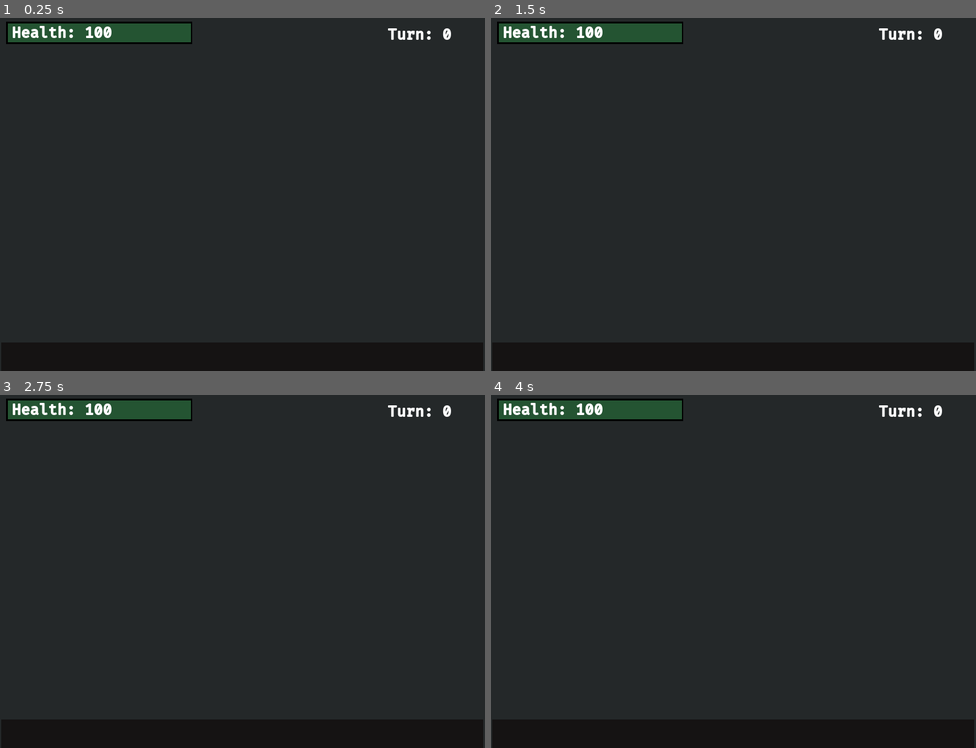
Above: before the commit, frames 1-4 (two rows, left to right).
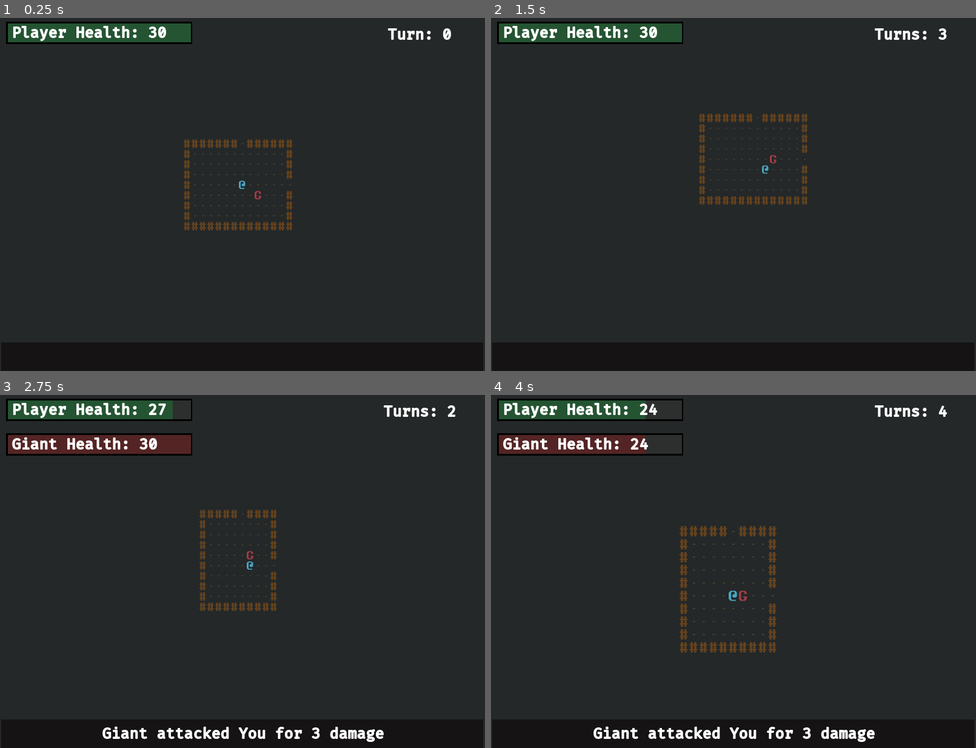
Above: after the commit, the same moments.

Repository: ZenCoderGames/ZRoguelikeGame
Game: Godot game, scene res://scene/main/MainScene.tscn
Same seed, same stepped clock (60 frames per second), same inputs: the game is played once before the commit and once after it.
Inputs:
- Up to frame 1 (0.25 s): no input
- Up to frame 2 (1.5 s): hold Right (move_right) 0.53-1.28 s; tap S (cam_move_down) at 0.6 s; tap Enter at 1.25 s; hold Down (move_down) from 1.28 s (still down); tap A (cam_move_left) at 1.35 s
- Up to frame 3 (2.75 s): tap R (reset_dungeon) at 2 s; release Down (move_down) at 2.03 s; hold Right (move_right) from 2.03 s (still down); tap D (cam_move_right) at 2.1 s
- Up to frame 4 (4 s): release Right (move_right) at 2.78 s; hold Up (move_up) 2.78-3.53 s; tap W (cam_move_up) at 2.85 s; hold Left (move_left) from 3.53 s (still down); tap Q (cam_zoom_in) at 3.6 s

The runs differ from the first frame. In frame 1, 1.5% of the frame differs, in the area x 2-61%, y 2-61%; in frame 2, 1.8%; in frame 3, 5.2%; in frame 4, 5.3%, in the area x 1-94%, y 1-99%.
Error before the commit: Parse Error: Constant "Room" shadows a native class. (res://scripts/battle/Dungeon.gd:6)

Commit message:
Data driven design part 1

Diff:
--- a/entity/Dwarf.tscn
+++ b/entity/Dwarf.tscn
@@ -1,7 +1,7 @@
 [gd_scene load_steps=5 format=2]
 
 [ext_resource path="res://resource/curses_vector_24x36.png" type="Texture" id=1]
-[ext_resource path="res://scripts/battle/EnemyCharacter.gd" type="Script" id=2]
+[ext_resource path="res://scripts/battle/instance/EnemyCharacter.gd" type="Script" id=2]
 [ext_resource path="res://scene/gui/DamageText.tscn" type="PackedScene" id=3]
 
 [sub_resource type="AtlasTexture" id=1]
--- a/entity/Giant.tscn
+++ b/entity/Giant.tscn
@@ -2,7 +2,7 @@
 
 [ext_resource path="res://resource/curses_vector_24x36.png" type="Texture" id=1]
 [ext_resource path="res://scene/gui/DamageText.tscn" type="PackedScene" id=2]
-[ext_resource path="res://scripts/battle/EnemyCharacter.gd" type="Script" id=3]
+[ext_resource path="res://scripts/battle/instance/EnemyCharacter.gd" type="Script" id=3]
 
 [sub_resource type="AtlasTexture" id=1]
 flags = 4
--- a/entity/Player.tscn
+++ b/entity/Player.tscn
@@ -1,7 +1,7 @@
 [gd_scene load_steps=5 format=2]
 
 [ext_resource path="res://resource/curses_vector_24x36.png" type="Texture" id=1]
-[ext_resource path="res://scripts/battle/PlayerCharacter.gd" type="Script" id=2]
+[ext_resource path="res://scripts/battle/instance/PlayerCharacter.gd" type="Script" id=2]
 [ext_resource path="res://scene/gui/DamageText.tscn" type="PackedScene" id=3]
 
 [sub_resource type="AtlasTexture" id=1]
--- a/project.godot
+++ b/project.godot
@@ -7,6 +7,58 @@
 ;   param=value ; assign values to parameters
 
 config_version=4
+
+_global_script_classes=[ {
+"base": "Reference",
+"class": "ActionAttackData",
+"language": "GDScript",
+"path": "res://scripts/battle/data/actions/ActionAttackData.gd"
+}, {
+"base": "Reference",
+"class": "ActionData",
+"language": "GDScript",
+"path": "res://scripts/battle/data/actions/ActionData.gd"
+}, {
+"base": "Reference",
+"class": "ActionDataTypes",
+"language": "GDScript",
+"path": "res://scripts/battle/data/actions/ActionDataTypes.gd"
+}, {
+"base": "Reference",
+"class": "ActionMoveData",
+"language": "GDScript",
+"path": "res://scripts/battle/data/actions/ActionMoveData.gd"
+}, {
+"base": "Reference",
+"class": "CharacterData",
+"language": "GDScript",
+"path": "res://scripts/battle/data/CharacterData.gd"
+}, {
+"base": "Reference",
+"class": "DungeonCell",
+"language": "GDScript",
+"path": "res://scripts/battle/instance/DungeonCell.gd"
+}, {
+"base": "Reference",
+"class": "DungeonDataManager",
+"language": "GDScript",
+"path": "res://scripts/battle/data/DungeonDataManager.gd"
+}, {
+"base": "Reference",
+"class": "DungeonRoom",
+"language": "GDScript",
+"path": "res://scripts/battle/instance/DungeonRoom.gd"
+} ]
+_global_script_class_icons={
+"ActionAttackData": "",
+"ActionData": "",
+"ActionDataTypes": "",
+"ActionMoveData": "",
+"CharacterData": "",
+"DungeonCell": "",
+"DungeonDataManager": "",
+"DungeonRoom": ""
+}
 
 [application]
 
@@ -19,7 +71,7 @@
 
 Constants="*res://scripts/library/Constants.gd"
 Utils="*res://scripts/library/Utils.gd"
-Dungeon="*res://scripts/battle/Dungeon.gd"
+Dungeon="*res://scripts/battle/instance/Dungeon.gd"
 
 [display]
 
--- /dev/null
+++ b/resource/actions.json
@@ -0,0 +1,27 @@
+{
+	"actions": [
+		{
+			"id": "MOVE",
+			"staminaCost": 1,
+			"type": "MOVEMENT",
+			"params": {
+				"numCells": 1
+			}
+		},
+		{
+			"id": "LEAP",
+			"staminaCost": 2,
+			"type": "MOVEMENT",
+			"params": {
+				"numCells": 2
+			}
+		},
+		{
+			"id": "MELEE_ATTACK",
+			"staminaCost": 1,
+			"type": "ATTACK",
+			"params": {
+			}
+		}
+	]
+}
--- a/resource/characters.json
+++ b/resource/characters.json
@@ -4,21 +4,24 @@
 			"id": "PLAYER",
 			"displayName": "You",
 			"path": "entity/Player.tscn",
-			"health": 30,
+			"maxHealth": 30,
+			"maxStamina": 3,
 			"damage": 6
 		},
 		{
 			"id": "DWARF_00",
 			"displayName": "Dwarf",
 			"path": "entity/Dwarf.tscn",
-			"health": 10,
+			"maxHealth": 10,
+			"maxStamina": 1,
 			"damage": 2
 		},
 		{
 			"id": "GIANT_00",
 			"displayName": "Giant",
 			"path": "entity/Giant.tscn",
-			"health": 30,
+			"maxHealth": 30,
+			"maxStamina": 2,
 			"damage": 3
 		}
 	]
--- /dev/null
+++ b/resource/items.json
@@ -0,0 +1,31 @@
+{
+	"items": [
+		{
+			"id": "SWORD_00",
+			"name": "Basic Sword",
+			"description": "Just a simple sword",
+			"actions": [
+				{
+					"actionId": "MELEE_ATTACK",
+					"overrideParams": {
+						"damageBonus": 2
+					}
+				}
+			]
+		},
+		{
+			"id": "SWORD_01",
+			"name": "Heavy Sword",
+			"description": "A heavier more powerful sword",
+			"actions": [
+				{
+					"actionId": "MELEE_ATTACK",
+					"overrideParams": {
+						"staminaCost": 2,
+						"damageBonus": 5
+					}
+				}
+			]
+		}
+	]
+}
--- a/scene/main/MainScene.tscn
+++ b/scene/main/MainScene.tscn
@@ -2,8 +2,8 @@
 
 [ext_resource path="res://scripts/battle/Camera.gd" type="Script" id=1]
 [ext_resource path="res://scene/gui/MainGUI.tscn" type="PackedScene" id=2]
-[ext_resource path="res://scripts/battle/PlayerInput.gd" type="Script" id=3]
-[ext_resource path="res://scripts/battle/BattleInstance.gd" type="Script" id=4]
+[ext_resource path="res://scripts/battle/instance/PlayerInput.gd" type="Script" id=3]
+[ext_resource path="res://scripts/battle/instance/BattleInstance.gd" type="Script" id=4]
 
 [sub_resource type="GDScript" id=1]
 script/source = "extends Node
--- a/scripts/battle/data/CharacterData.gd
+++ b/scripts/battle/data/CharacterData.gd
@@ -1,14 +1,16 @@
-# Data resource
+class_name CharacterData
 
 var id
 var displayName
 var path
-var health
+var maxHealth
 var damage
+var maxStamina
 
 func _init(dataJS):
 	id = dataJS["id"]
 	displayName = dataJS["displayName"]
 	path = dataJS["path"]
-	health = dataJS["health"]
+	maxHealth = dataJS["maxHealth"]
 	damage = dataJS["damage"]
+	maxStamina = dataJS["maxStamina"]
--- /dev/null
+++ b/scripts/battle/data/DungeonDataManager.gd
@@ -0,0 +1,39 @@
+# Tracks all the data in the game
+class_name DungeonDataManager
+
+var actionDataMap = {}
+var itemDataMap = {}
+
+var characterDataDict = {}
+var playerData
+var enemyDataList = []
+
+func _init():
+	init_actions()
+	init_items()
+	init_characters()
+
+func init_actions():
+	var data = Utils.load_data_from_file("resource/actions.json")
+	var actionDataJSList:Array = data["actions"]
+	for actionDataJS in actionDataJSList:
+		var newActionData = ActionDataTypes.create(actionDataJS)
+		actionDataMap[newActionData.id] = newActionData
+
+
+func init_items():
+	pass
+
+func init_characters():
+	var data = Utils.load_data_from_file("resource/characters.json")
+	var charDataJSList:Array = data["characters"]
+	for charDataJS in charDataJSList:
+		var newCharData = CharacterData.new(charDataJS)
+		characterDataDict[newCharData.id] = newCharData
+		if newCharData.id == "PLAYER":
+			playerData = newCharData
+		else:
+			enemyDataList.append(newCharData)
+
+func get_random_enemy_data():
+	return enemyDataList[randi() % enemyDataList.size()]
--- /dev/null
+++ b/scripts/battle/data/actions/ActionAttackData.gd
@@ -0,0 +1,10 @@
+extends "res://scripts/battle/data/actions/ActionData.gd"
+
+class_name ActionAttackData
+
+const ID:String = "ATTACK"
+
+var numCells:int
+
+func _init(dataJS).(dataJS):
+	pass
--- /dev/null
+++ b/scripts/battle/data/actions/ActionData.gd
@@ -0,0 +1,22 @@
+
+"""{
+	"id": "MOVE",
+	"staminaCost": 1,
+	"class": "MOVEMENT",
+	"params": {
+		"numCells": 1
+	}
+}"""
+
+class_name ActionData
+
+var id
+var staminaCost
+var type
+var params
+
+func _init(dataJS):
+	id = dataJS["id"]
+	staminaCost = dataJS["staminaCost"]
+	type = dataJS["type"]
+	params = dataJS["params"]
--- /dev/null
+++ b/scripts/battle/data/actions/ActionDataTypes.gd
@@ -0,0 +1,11 @@
+class_name ActionDataTypes
+
+static func create(dataJS):
+	var actionType = dataJS["type"]
+	if actionType==ActionMoveData.ID:
+		return ActionMoveData.new(dataJS)
+	elif actionType==ActionAttackData.ID:
+		return ActionAttackData.new(dataJS)
+
+	print_debug("[ERROR] Invalid Action Type", actionType)
+	return null
--- /dev/null
+++ b/scripts/battle/data/actions/ActionMoveData.gd
@@ -0,0 +1,10 @@
+extends "res://scripts/battle/data/actions/ActionData.gd"
+
+class_name ActionMoveData
+
+const ID:String = "MOVEMENT"
+
+var numCells:int
+
+func _init(dataJS).(dataJS):
+	numCells = params["numCells"]
--- a/scripts/battle/Character.gd
+++ b/scripts/battle/instance/Character.gd
@@ -8,6 +8,7 @@
 var maxHealth: int = 0
 var damage: int = 0
 var team: int = 0
+var stamina: int = 0
 var cell
 var isDead:bool = false
 
@@ -23,8 +24,9 @@
 
 func init(charData, teamVal):
 	displayName = charData.displayName
-	health = charData.health
-	maxHealth = charData.health
+	health = charData.maxHealth
+	maxHealth = charData.maxHealth
+	stamina = charData.maxStamina
 	damage = charData.damage
 	team = teamVal
 	originalColor = self.self_modulate
@@ -67,7 +69,7 @@
 		elif dirn==Constants.DIRN_TYPE.UP:
 			Utils.create_return_tween_vector2(self, "position", self.position, self.position + Vector2(0, 5), 0.05, Tween.TRANS_BOUNCE, Tween.TRANS_LINEAR)
 
-		yield(get_tree().create_timer(0.1), "timeout")
+		yield(get_tree().create_timer(0.075), "timeout")
 		entity.take_damage(self, damage)
 
 func take_damage(entity, dmg):
--- a/scripts/battle/Dungeon.gd
+++ b/scripts/battle/instance/Dungeon.gd
@@ -3,8 +3,6 @@
 extends Node2D
 
 const Player := preload("res://entity/Player.tscn")
-const Room := preload("res://scripts/battle/Room.gd")
-const CharacterData := preload("res://scripts/battle/data/CharacterData.gd")
 
 # signals
 signal OnPlayerCreated(newPlayer)
@@ -21,9 +19,8 @@
 var loadedScenes:Array = []
 
 var battleInstance
-var playerData
-var characterDataDict = {}
-var enemyDataList = []
+
+var dataManager:DungeonDataManager
 
 func init(battleInst):
 	battleInstance = battleInst
@@ -41,10 +38,10 @@
 
 	# Dungeon Size
 	var numRooms := 10
-	var roomMinRows := 10
-	var roomMaxRows := 15
-	var roomMinCols := 10
-	var roomMaxCols := 15
+	var roomMinRows := 9
+	var roomMaxRows := 14
+	var roomMinCols := 9
+	var roomMaxCols := 14
 
 	# Choose a leaning direction for less sprawled paths
 	var xDirn = 1 if randi() % 100 < 50 else -1
@@ -60,7 +57,7 @@
 		randomize()
 		var numR:int = roomMinRows + randi() % (roomMaxRows - roomMinRows + 1)
 		var numC:int = roomMinCols + randi() % (roomMaxCols - roomMinCols + 1)
-		var newRoom = Room.new(rooms.size(), numR, numC, 0, 0)
+		var newRoom = DungeonRoom.new(rooms.size(), numR, numC, 0, 0)
 		if rooms.size()>0:
 			# Choose a random room to start on
 			var startSpawnRoom = rooms[randi() % rooms.size()]
@@ -201,15 +198,7 @@
 	reverse_path.append(startRoom)
 
 func _init_data():
-	var data = Utils.load_data_from_file("resource/characters.json")
-	var charDataJSList:Array = data["characters"]
-	for charDataJS in charDataJSList:
-		var newCharData = CharacterData.new(charDataJS)
-		characterDataDict[newCharData.id] = newCharData
-		if newCharData.id == "PLAYER":
-			playerData = newCharData
-		else:
-			enemyDataList.append(newCharData)
+	dataManager = DungeonDataManager.new()
 
 func _init_enemies():
 	if battleInstance.dontSpawnEnemies:
@@ -224,7 +213,7 @@
 
 func _init_player():
 	var cell = rooms[0].get_safe_starting_cell()
-	player = load_character(loadedScenes, cell, playerData, Constants.ENTITY_TYPE.DYNAMIC, Constants.pc, Constants.TEAM.PLAYER)
+	player = load_character(loadedScenes, cell, dataManager.playerData, Constants.ENTITY_TYPE.DYNAMIC, Constants.pc, Constants.TEAM.PLAYER)
 	emit_signal("OnPlayerCreated", player)
 	_on_turn_taken(0, 0)
 	player.connect("OnCharacterMove", self, "_on_turn_taken")
@@ -254,9 +243,6 @@
 	turnsTaken = 0
 
 # HELPERS
-func get_random_enemy_data():
-	return enemyDataList[randi() % enemyDataList.size()]
-
 func is_intersecting_with_any_room(testRoom):
 	for room in rooms:
 		if is_intersecting_with_room(testRoom, room) or\
--- a/scripts/battle/Cell.gd
+++ b/scripts/battle/instance/DungeonCell.gd
@@ -1,4 +1,5 @@
-# Cell.gd
+class_name DungeonCell
+
 var cellType:int = Constants.CELL_TYPE.NONE
 var entityType:int = Constants.ENTITY_TYPE.NONE
 
--- a/scripts/battle/Room.gd
+++ b/scripts/battle/instance/DungeonRoom.gd
@@ -1,11 +1,10 @@
-extends Node
+class_name DungeonRoom
 
 # Room.gd
 const Floor := preload("res://entity/Floor.tscn")
 const Wall := preload("res://entity/Wall.tscn")
 const Dwarf := preload("res://entity/Dwarf.tscn")
 
-const Cell = preload("res://scripts/battle/Cell.gd")
 var cells:Array = []
 
 # Wall references
@@ -50,7 +49,7 @@
 func initialize():
 	for r in maxRows:
 		for c in maxCols:
-			cells.append(Cell.new(self, r, c))
+			cells.append(DungeonCell.new(self, r, c))
 
 	populate()
 
@@ -99,7 +98,7 @@
 	var randomCell = freeCells[randi() % freeCells.size()]
 
 	# spawn random enemy
-	var randomEnemyData = Dungeon.get_random_enemy_data()
+	var randomEnemyData = Dungeon.dataManager.get_random_enemy_data()
 	var enemy:Node = Dungeon.load_character(loadedScenes, randomCell, randomEnemyData, Constants.ENTITY_TYPE.DYNAMIC, Constants.enemies, Constants.TEAM.ENEMY)
 	enemies.append(enemy)
 
@@ -265,11 +264,11 @@
 
 	return validNeighborCells
 
-func find_next_best_path_cell(currentCell)->Cell:
+func find_next_best_path_cell(currentCell)->DungeonCell:
 	var neighbors:Array = _find_valid_neighboring_cells(currentCell, true)
 	if neighbors.size()>0:
 		var lowestCost:int = costFromStart[neighbors[0]]
-		var lowestNeighbor:Cell = neighbors[0]
+		var lowestNeighbor:DungeonCell = neighbors[0]
 		for cell in neighbors:
 			if costFromStart[cell] < lowestCost:
 				lowestCost = costFromStart[cell]
--- a/scripts/battle/EnemyCharacter.gd
+++ b/scripts/battle/instance/EnemyCharacter.gd
@@ -1,4 +1,4 @@
-extends "res://scripts/battle/Character.gd"
+extends "res://scripts/battle/instance/Character.gd"
 
 func update():
 	.update()
--- a/scripts/battle/PlayerCharacter.gd
+++ b/scripts/battle/instance/PlayerCharacter.gd
@@ -1,4 +1,4 @@
-extends "res://scripts/battle/Character.gd"
+extends "res://scripts/battle/instance/Character.gd"
 
 func update():
 	.update()
Renamed: scripts/battle/BattleInstance.gd -> scripts/battle/instance/BattleInstance.gd
Renamed: scripts/battle/PlayerInput.gd -> scripts/battle/instance/PlayerInput.gd
Empty file added: scripts/battle/instance/actions/Action.gd
